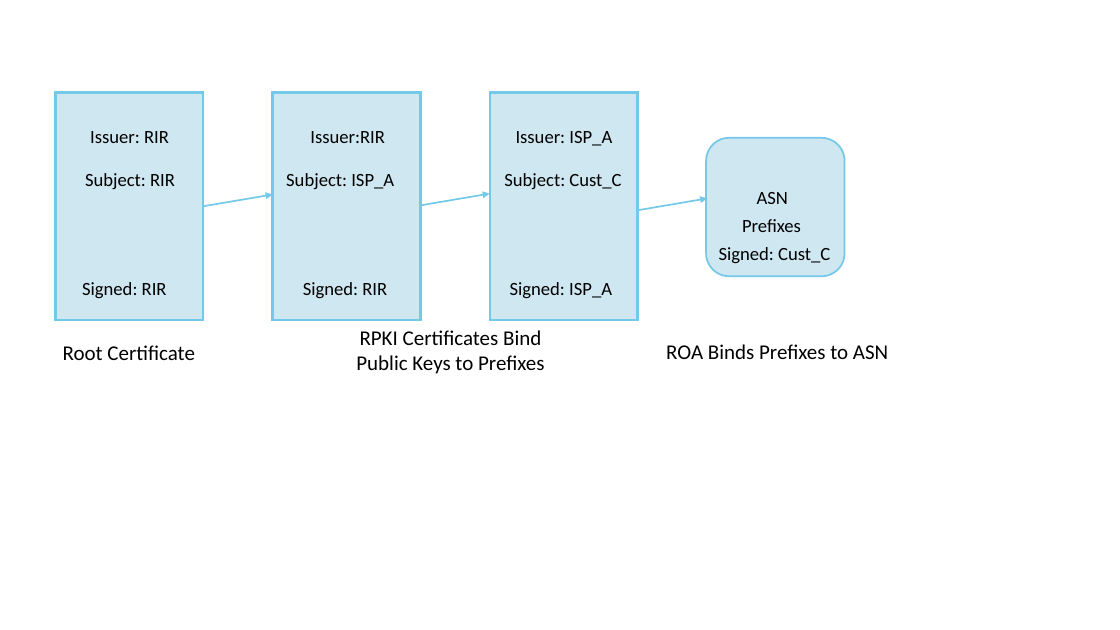
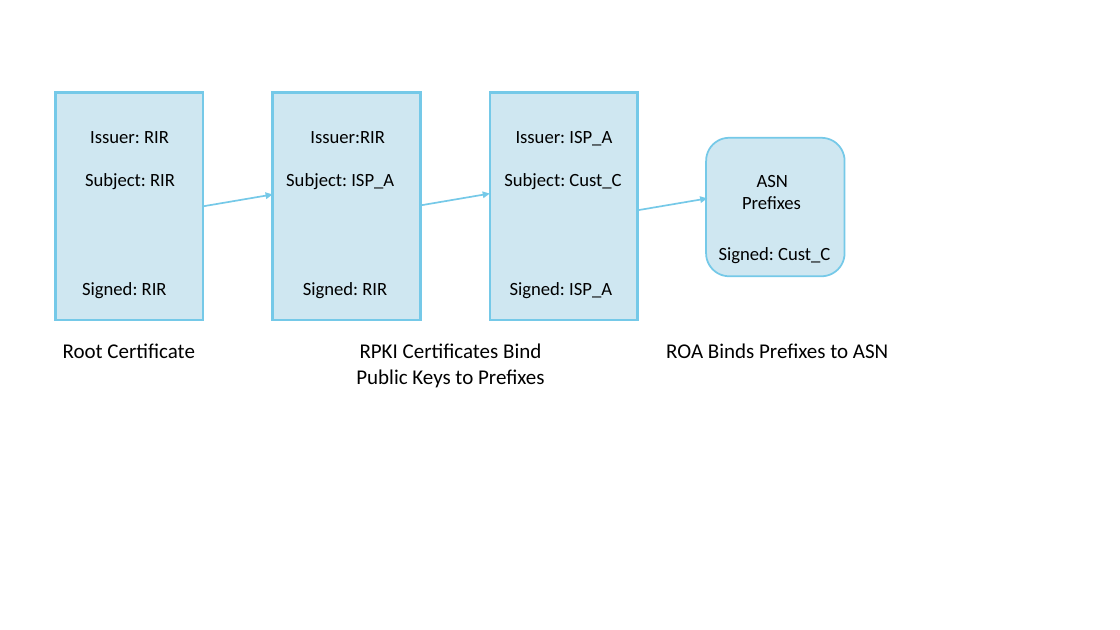
Before and after one commit to SystemsApproach/security, a slide deck: slide 8 of figures/SecurityFigs.odp. Drawn at 1120x630 pixels with LibreOffice and Linux fonts; fonts in the diff are those of the drawing. Boxes give left, top, right and bottom in pixels: in the first picture for what was removed or moved away, otherwise in the second. Text is boxed around its words. In the diff, an @@ line names an element or a change of style, - is before the commit and + after.

```diff
--- a/figures/SecurityFigs.odp
+++ b/figures/SecurityFigs.odp
@@ text "ASN": place and size @@
-text "ASN" at box(757, 192, 788, 204)
+text "ASN" at box(757, 175, 788, 187)
@@ text "Prefixes": place and size @@
-text "Prefixes" at box(742, 219, 801, 232)
+text "Prefixes" at box(742, 196, 801, 209)
@@ text "RPKI Certificates Bind Public Keys ...": place and size @@
-text "RPKI Certificates Bind Public Keys ..." at box(356, 330, 544, 374)
+text "RPKI Certificates Bind Public Keys ..." at box(356, 343, 544, 388)
```
Also in this commit, not shown: 2 other slides changed, 1 other file.
